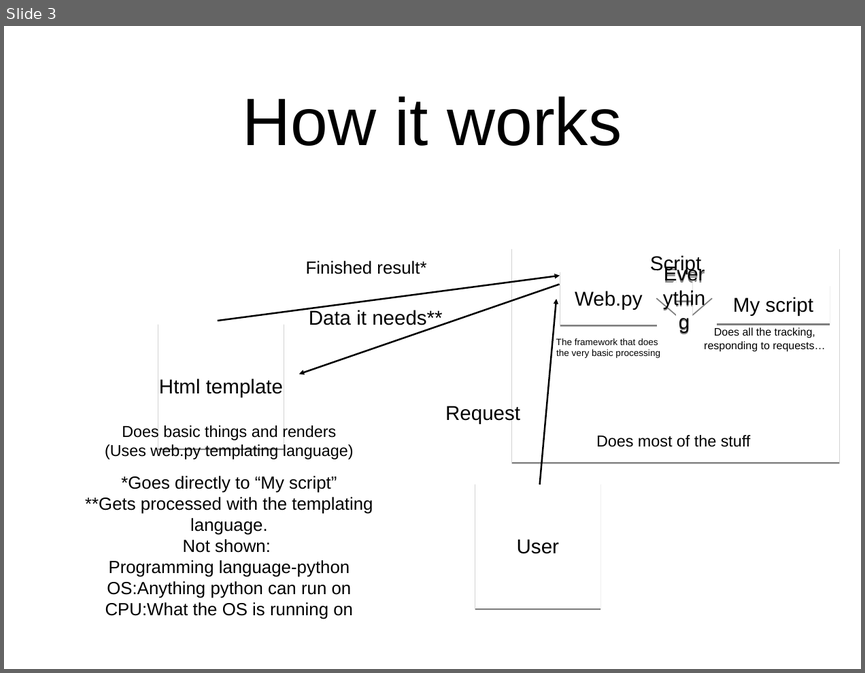
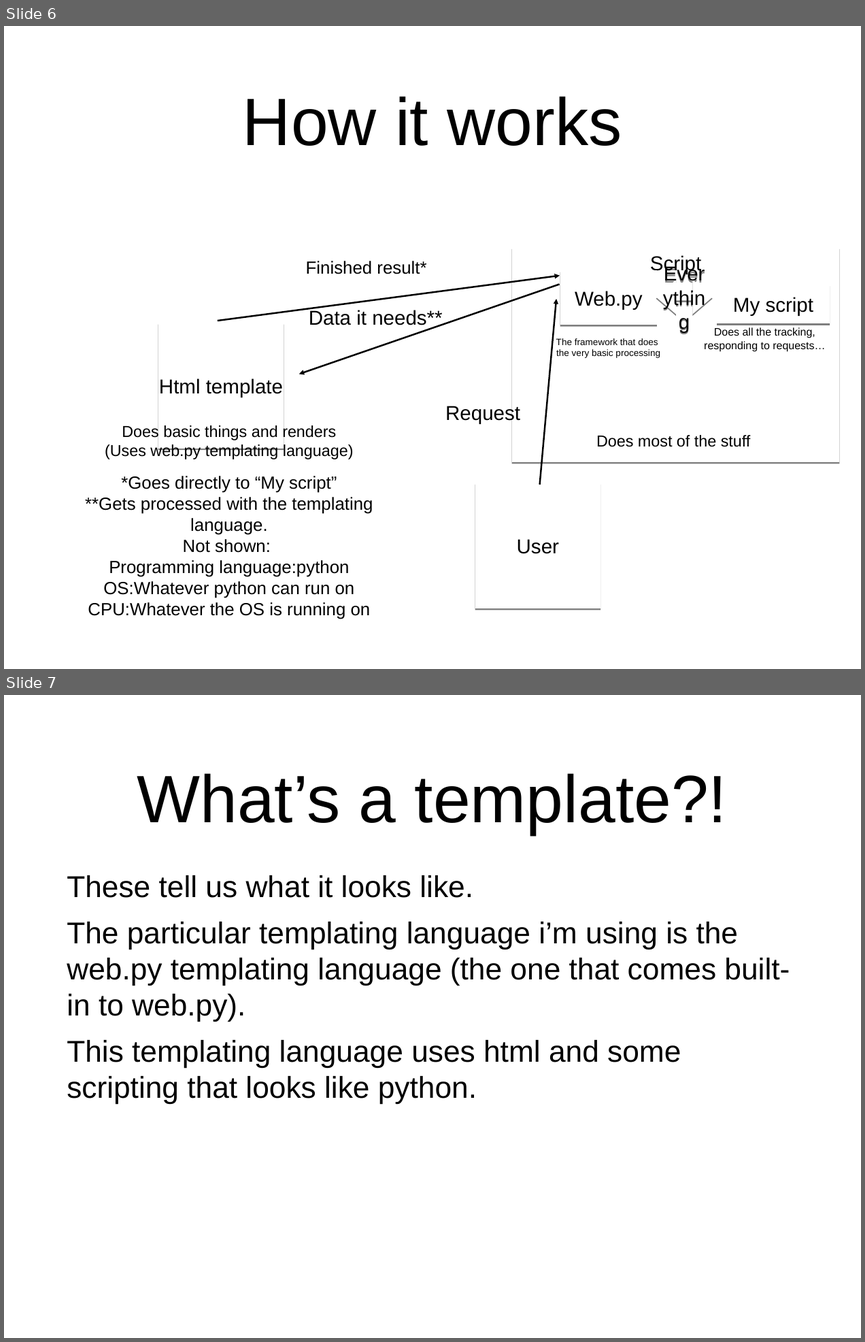
Before and after one commit to CrazyPython/DebateForum, a slide deck: Presentation.ppt. Shown one above the other, each under a label of ours: slide 3 before the commit, slides 6 and 7 after it. The pictures are 865x673 and 865x1342 pixels, drawn with LibreOffice and Linux fonts; fonts in the diff are those of the drawing. Boxes give left, top, right and bottom in pixels: in the first picture for what was removed or moved away, otherwise in the second. Text is boxed around its words. In the diff, an @@ line names an element or a change of style, - is before the commit and + after.

```diff
--- a/Presentation.ppt
+++ b/Presentation.ppt
@@ slide 7 added at bbox=[4, 695, 861, 1338], background #FFFFFF @@
@@ title added at bbox=[137, 773, 727, 834], 80 pt, text #000000 @@
+What’s a template?!
@@ text added at bbox=[67, 875, 789, 1103], 36 pt, text #000000 @@
+These tell us what it looks like.
+The particular templating language i’m using is the web.py templating language (the one that comes built-in to web.py).
+This templating language uses html and some scripting that looks like python.
@@ what was slide 3 is now slide 6 @@
@@ slide 6 changed as well @@
@@ text in free at bbox=[88, 560, 371, 619]: text changed @@
-Programming language-python
-OS:Anything python can run on
-CPU:What the OS is running on
+Programming language:python
+OS:Whatever python can run on
+CPU:Whatever the OS is running on
```
Also in this commit, not shown: 2 other slides changed, 11 other slides added, 3 slides removed, 1 other file.
